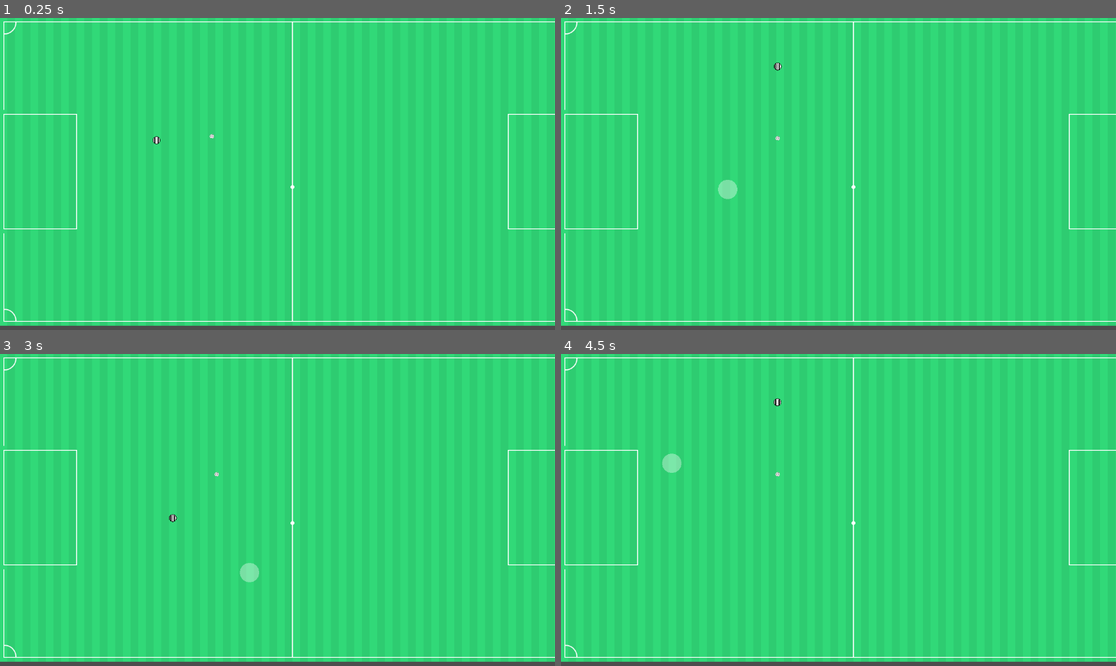
Above: before the commit, frames 1-4 (two rows, left to right).
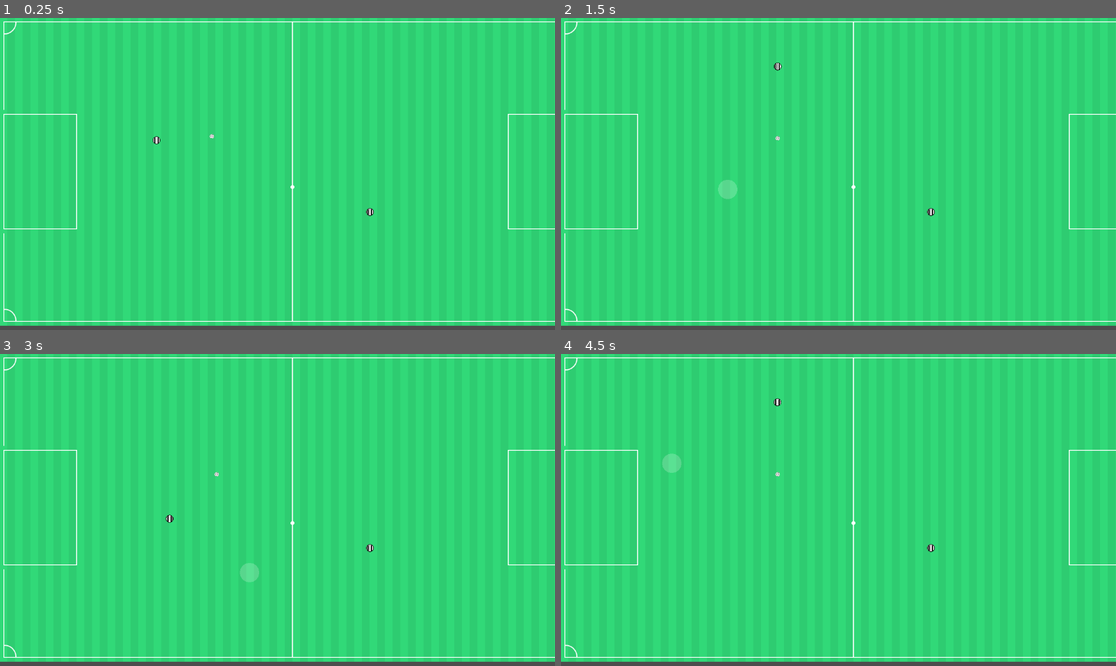
Above: after the commit, the same moments.

Repository: vikkio88/appalla
Game: Godot game, scene res://scenes/Match.tscn
The game is run twice, just before and just after one commit, with the same random seed, the same clock (stepped at 60 frames per second) and the same inputs.
Inputs (mouse positions are in pixels of both pictures, inside the frame that each line leads up to):
- Up to frame 1 (0.25 s): no input
- Up to frame 2 (1.5 s): tap Enter at 0.5 s; move the mouse to (960, 158) at 0.52 s; press the mouse at (960, 158) at 0.53 s; tap R (Reset) at 1.25 s; move the mouse to (727, 189) at 1.27 s; release the mouse at (727, 189) at 1.28 s; click (727, 189) at 1.35 s
- Up to frame 3 (3 s): move the mouse to (333, 441) at 2.02 s; press the mouse at (333, 441) at 2.03 s; move the mouse to (249, 572) at 2.77 s; release the mouse at (249, 572) at 2.78 s; click (249, 572) at 2.85 s
- Up to frame 4 (4.5 s): move the mouse to (1005, 556) at 3.52 s; press the mouse at (1005, 556) at 3.53 s; tap R (Reset) at 4.15, 4.25 s; move the mouse to (672, 463) at 4.27 s; release the mouse at (672, 463) at 4.28 s; click (672, 463) at 4.35 s

The runs differ from the first frame. In frame 1, less than 0.1% of the frame differs, in the area x 65-68%, y 60-64%; in frame 2, 0.2%; in frame 3, 0.2%, in the area x 29-68%, y 51-74%; in frame 4, 0.2%.

Commit message:
shooting logic

Diff:
--- a/models/ball.gd
+++ b/models/ball.gd
@@ -5,11 +5,14 @@
 const MIN_SPEED := 20.0
 const NEARBY := 30.0
 
+
 func stop():
 	velocity = Vector2.ZERO
 
+
 func push(direction: Vector2, force: float):
 	velocity = direction * force
+
 
 func _physics_process(delta: float) -> void:
 	if velocity.length() > 0.0:
--- a/models/player.gd
+++ b/models/player.gd
@@ -2,6 +2,8 @@
 class_name Player
 
 @onready var sprite := $sprite
+
+@export var number: int = 0
 
 const MAX_SPEED := 200.0
 const TARGET_NEARBY := 20.0
@@ -10,11 +12,19 @@
 const POSSESSION_DISTANCE = 15.0
 
 var target = null
-var ball:Ball
+var ball: Ball
+
 
 func stop():
 	velocity = Vector2.ZERO
 	target = null
+
+
+func shoot():
+	if !ball:
+		return
+	print("shooting")
+
 
 func push(towards: Vector2):
 	if ball:
@@ -22,8 +32,9 @@
 		var distance = global_position.distance_to(towards)
 		var force = PUSH_FORCE
 		if distance < 100:
-				force *= 0.5
+			force *= 0.5
 		ball.push(direction, force)
+
 
 func select_target(new_target: Vector2):
 	if ball:
@@ -32,13 +43,13 @@
 
 
 func _physics_process(_delta: float) -> void:
-	var is_target_nearby = target and target.distance_to(global_position) <= TARGET_NEARBY;
+	var is_target_nearby = target and target.distance_to(global_position) <= TARGET_NEARBY
 	if is_target_nearby:
 		stop()
 
 	if ball and target == null:
 		var mouse_pos = get_global_mouse_position()
-		var dir :Vector2= (mouse_pos - global_position).normalized()
+		var dir: Vector2 = (mouse_pos - global_position).normalized()
 		ball.global_position = global_position + dir * POSSESSION_DISTANCE
 	if target and not is_target_nearby:
 		var direction = (target - global_position).normalized()
@@ -51,7 +62,11 @@
 func _on_ball_possession_body_entered(body: Node2D) -> void:
 	if body is Ball:
 		ball = body
-		if target == null or target.distance_to(ball.global_position) < 15 or target.distance_to(global_position) < TARGET_NEARBY:
+		if (
+			target == null
+			or target.distance_to(ball.global_position) < 15
+			or target.distance_to(global_position) < TARGET_NEARBY
+		):
 			stop()
 			ball.stop()
 		else:
--- a/scenes/Match.tscn
+++ b/scenes/Match.tscn
@@ -11,8 +11,14 @@
 [node name="Pitch" parent="." instance=ExtResource("1_1w71u")]
 position = Vector2(-1, -1)
 
-[node name="Player" parent="." instance=ExtResource("2_d2rnv")]
+[node name="Home" type="Node" parent="."]
+
+[node name="Player" parent="Home" instance=ExtResource("2_d2rnv")]
 position = Vector2(325, 254)
+scale = Vector2(0.5, 0.5)
+
+[node name="Player2" parent="Home" instance=ExtResource("2_d2rnv")]
+position = Vector2(768, 403)
 scale = Vector2(0.5, 0.5)
 
 [node name="Ball" parent="." instance=ExtResource("3_d2rnv")]
--- a/scenes/match.gd
+++ b/scenes/match.gd
@@ -1,20 +1,39 @@
 extends Node2D
 
-@onready var selected_player:Player = $Player;
-@onready var ball:Node2D = $Ball;
+@onready var selected_player: Player = $Home/Player
+@onready var ball: Node2D = $Ball
 #@onready var camera:Camera2D = $MainCamera;
+var hold_counter: float = 0
+@export var long_click: float = .40
 
 
-func _process(_delta: float) -> void:
+func was_long_click() -> bool:
+	var result = hold_counter >= long_click
+	hold_counter = 0
+	return result
+
+
+func _process(delta: float) -> void:
+	if Input.is_action_pressed("Click"):
+		hold_counter += delta
+
 	if Input.is_action_just_released("Reset"):
 		ball.stop()
 		selected_player.stop()
-		ball.position = Vector2(450,250)
+		ball.position = Vector2(450, 250)
 		selected_player.position = Vector2(450, 100)
 
 	if Input.is_action_just_released("Click"):
-		var pos =get_global_mouse_position()
-		selected_player.select_target(pos)
-		var t = TargetIndicator.new();
-		t.draw(pos)
-		add_child(t)
+		if not was_long_click() and selected_player:
+			move_action()
+		else:
+			print("long click")
+			selected_player.shoot()
+
+
+func move_action():
+	var pos = get_global_mouse_position()
+	selected_player.select_target(pos)
+	var t = TargetIndicator.new()
+	t.draw(pos)
+	add_child(t)
--- a/utils/main_camera.gd
+++ b/utils/main_camera.gd
@@ -1,14 +1,15 @@
 extends Camera2D
 
-@export var target:Node2D
-@export var speed:float =10.0
+@export var target: Node2D
+@export var speed: float = 10.0
+
 
 # Called when the node enters the scene tree for the first time.
 func _ready() -> void:
-	pass # Replace with function body.
+	pass  # Replace with function body.
 
 
 # Called every frame. 'delta' is the elapsed time since the previous frame.
 func _process(delta: float) -> void:
 	if target:
-		global_position = global_position.lerp(target.global_position, delta *speed)
+		global_position = global_position.lerp(target.global_position, delta * speed)
--- a/utils/target_indicator.gd
+++ b/utils/target_indicator.gd
@@ -5,12 +5,15 @@
 @export var lifetime := .3
 @export var color := Color(1, 1, 1, .2)
 
+
 func draw(pos: Vector2) -> void:
 	global_position = pos
+
 
 func _ready():
 	queue_redraw()
 	get_tree().create_timer(lifetime).timeout.connect(queue_free)
 
+
 func _draw():
 	draw_circle(Vector2.ZERO, radius, color)
